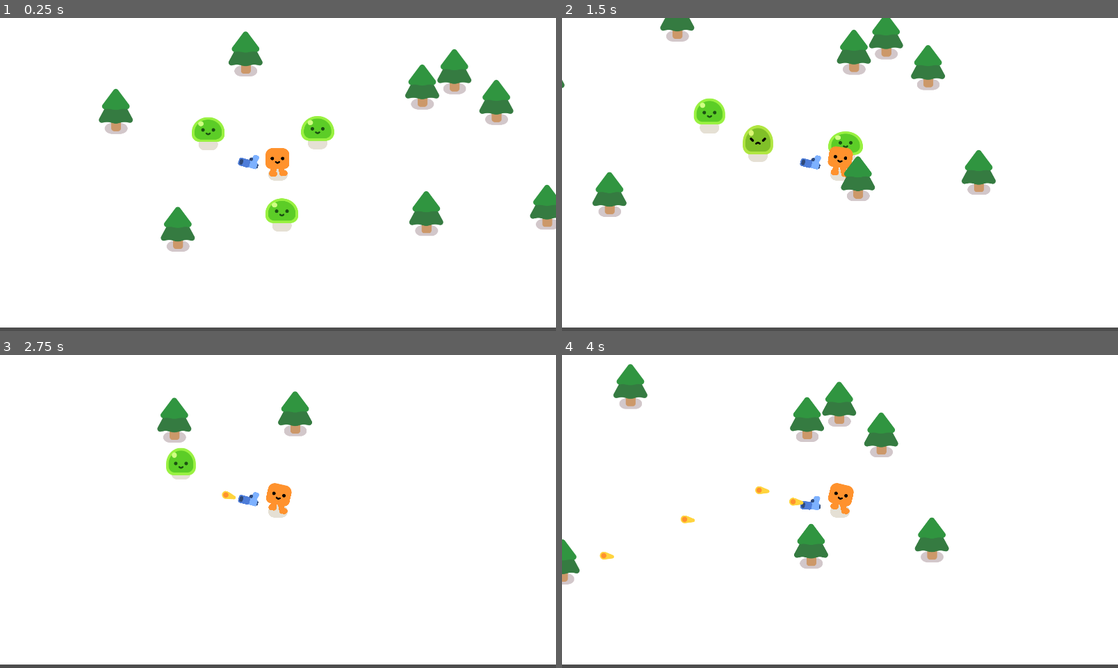
Above: before the commit, frames 1-4 (two rows, left to right).
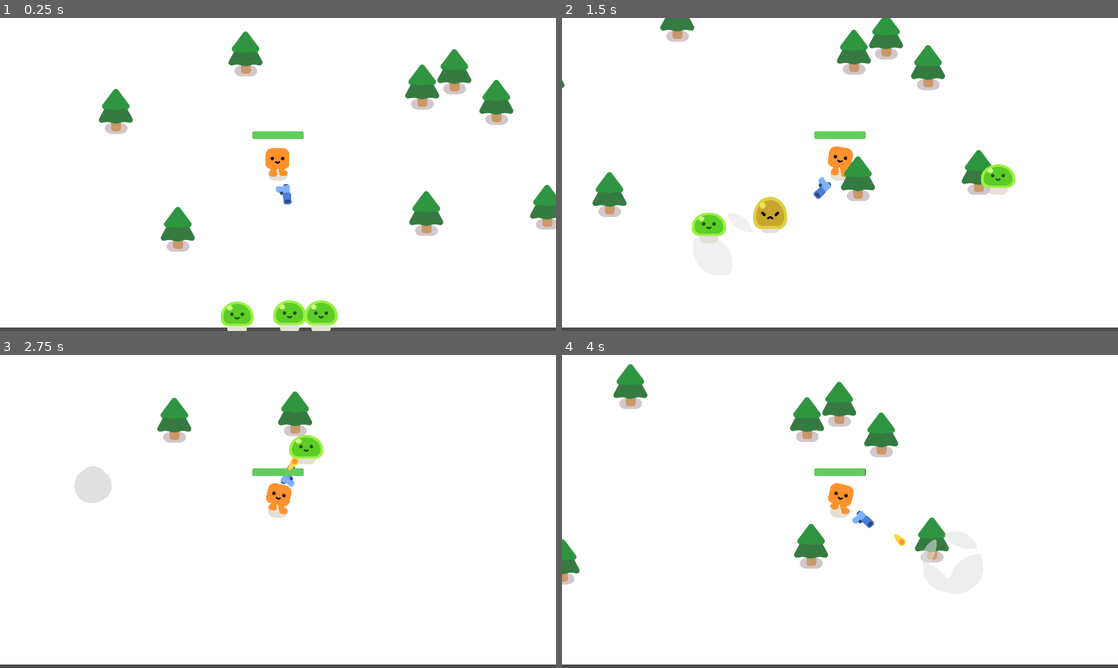
Above: after the commit, the same moments.

Repository: lanyy721/my2DGameDemo
Game: Godot game, scene res://survivor_game.tscn
The game is run twice, just before and just after one commit, with the same random seed, the same clock (stepped at 60 frames per second) and the same inputs.
Inputs:
- Up to frame 1 (0.25 s): no input
- Up to frame 2 (1.5 s): hold D (move_right) 0.53-1.28 s; hold S (move_down) from 1.28 s (still down)
- Up to frame 3 (2.75 s): release S (move_down) at 2.03 s; hold D (move_right) from 2.03 s (still down)
- Up to frame 4 (4 s): release D (move_right) at 2.78 s; hold W (move_up) 2.78-3.53 s; hold A (move_left) from 3.53 s (still down)

The runs differ from the first frame. In frame 1, 3.3% of the frame differs, in the area x 34-61%, y 31-100%; in frame 2, 3.2%; in frame 3, 2.0%; in frame 4, 0.8%.

Commit message:
Add player health and game over flow

Diff:
--- a/2d-project-assets/player.gd
+++ b/2d-project-assets/player.gd
@@ -1,4 +1,7 @@
 extends CharacterBody2D
+signal health_depleted
+
+var health=100.0
 
 func _physics_process(_delta: float) -> void:
 	var direction=Input.get_vector("move_left","move_right","move_up","move_down")
@@ -8,3 +11,10 @@
 		get_node("HappyBoo").play_walk_animation()
 	else:
 		get_node("HappyBoo").play_idle_animation()
+	const DAMAGE_RATE=5.0
+	var overlapping_mobs=$%HurtBox.get_overlapping_bodies()
+	if overlapping_mobs.size()>0:
+		health-=DAMAGE_RATE*overlapping_mobs.size()*_delta
+		$%ProgressBar.value=health
+		if health<=0.0:
+			health_depleted.emit()
--- a/2d-project-assets/player.tscn
+++ b/2d-project-assets/player.tscn
@@ -6,6 +6,23 @@
 
 [sub_resource type="CircleShape2D" id="CircleShape2D_wp5od"]
 radius = 31.06445
+
+[sub_resource type="CircleShape2D" id="CircleShape2D_k56px"]
+radius = 35.1141
+
+[sub_resource type="StyleBoxFlat" id="StyleBoxFlat_k56px"]
+bg_color = Color(0.22190201, 0.22190201, 0.22190201, 1)
+corner_radius_top_left = 8
+corner_radius_top_right = 8
+corner_radius_bottom_right = 8
+corner_radius_bottom_left = 8
+
+[sub_resource type="StyleBoxFlat" id="StyleBoxFlat_wp5od"]
+bg_color = Color(0.3882353, 0.8, 0.37254903, 1)
+corner_radius_top_left = 8
+corner_radius_top_right = 8
+corner_radius_bottom_right = 8
+corner_radius_bottom_left = 8
 
 [node name="Player" type="CharacterBody2D" unique_id=401083152]
 script = ExtResource("1_onrkg")
@@ -19,3 +36,23 @@
 position = Vector2(0, -30)
 
 [node name="Camera2D" type="Camera2D" parent="." unique_id=1984439979]
+
+[node name="HurtBox" type="Area2D" parent="." unique_id=1055584924]
+unique_name_in_owner = true
+collision_layer = 0
+collision_mask = 2
+
+[node name="CollisionShape2D" type="CollisionShape2D" parent="HurtBox" unique_id=274431096]
+shape = SubResource("CircleShape2D_k56px")
+debug_color = Color(0.89460486, 0.28478107, 0.386316, 0.41960785)
+
+[node name="ProgressBar" type="ProgressBar" parent="." unique_id=1343184611]
+unique_name_in_owner = true
+offset_left = -89.0
+offset_top = -149.0
+offset_right = 89.0
+offset_bottom = -122.0
+theme_override_styles/background = SubResource("StyleBoxFlat_k56px")
+theme_override_styles/fill = SubResource("StyleBoxFlat_wp5od")
+value = 100.0
+show_percentage = false
--- /dev/null
+++ b/2d-project-assets/survivor_game.gd
@@ -0,0 +1,22 @@
+extends Node2D
+
+func _ready() -> void:
+	spawn_mob()
+	spawn_mob()
+	spawn_mob()
+	spawn_mob()
+
+func spawn_mob():
+	var new_mob=preload("res://mob.tscn").instantiate()
+	$%PathFollow2D.progress_ratio=randf()
+	new_mob.global_position=$%PathFollow2D.global_position
+	add_child(new_mob)
+
+
+func _on_timer_timeout() -> void:
+	spawn_mob()
+
+
+func _on_player_health_depleted() -> void:
+	$%GameOver.visible=true
+	get_tree().paused=true
--- a/2d-project-assets/survivor_game.tscn
+++ b/2d-project-assets/survivor_game.tscn
@@ -1,11 +1,18 @@
 [gd_scene format=3 uid="uid://bvp0oy6d34s7n"]
 
+[ext_resource type="Script" uid="uid://oj7hj4kgw31t" path="res://survivor_game.gd" id="1_5mrb7"]
 [ext_resource type="PackedScene" uid="uid://c1sx7bic4uhdj" path="res://player.tscn" id="1_wkcnj"]
 [ext_resource type="PackedScene" uid="uid://dq3r015sr1uql" path="res://pine_tree.tscn" id="2_8id3q"]
-[ext_resource type="PackedScene" uid="uid://y38gte5o0xf8" path="res://mob.tscn" id="2_kbdm8"]
+
+[sub_resource type="Curve2D" id="Curve2D_kbdm8"]
+_data = {
+"points": PackedVector2Array(0, 0, 0, 0, -84, -210, 0, 0, 0, 0, 2063, -210, 0, 0, 0, 0, 2046, 1165, 0, 0, 0, 0, -84, 1192, 0, 0, 0, 0, -84, -210)
+}
+point_count = 5
 
 [node name="Game" type="Node2D" unique_id=718209167]
 y_sort_enabled = true
+script = ExtResource("1_5mrb7")
 
 [node name="CanvasLayer" type="CanvasLayer" parent="." unique_id=1558233139]
 layer = -30
@@ -19,14 +26,14 @@
 [node name="Player" parent="." unique_id=401083152 instance=ExtResource("1_wkcnj")]
 position = Vector2(767, 603)
 
-[node name="Mob" parent="." unique_id=2137865495 instance=ExtResource("2_kbdm8")]
-position = Vector2(480, 479)
+[node name="Path2D" type="Path2D" parent="Player" unique_id=190892034]
+position = Vector2(-767, -603)
+curve = SubResource("Curve2D_kbdm8")
 
-[node name="Mob2" parent="." unique_id=450801691 instance=ExtResource("2_kbdm8")]
-position = Vector2(943, 464)
-
-[node name="Mob3" parent="." unique_id=721922462 instance=ExtResource("2_kbdm8")]
-position = Vector2(784, 829)
+[node name="PathFollow2D" type="PathFollow2D" parent="Player/Path2D" unique_id=575054873]
+unique_name_in_owner = true
+position = Vector2(-47.391766, -210.00002)
+progress = 36.620605
 
 [node name="StaticBody2D" parent="." unique_id=1283337902 instance=ExtResource("2_8id3q")]
 position = Vector2(208, 440)
@@ -51,3 +58,37 @@
 
 [node name="StaticBody2D8" parent="." unique_id=1974627924 instance=ExtResource("2_8id3q")]
 position = Vector2(656, 242)
+
+[node name="Timer" type="Timer" parent="." unique_id=916858042]
+wait_time = 0.547
+
+[node name="GameOver" type="CanvasLayer" parent="." unique_id=854577699]
+unique_name_in_owner = true
+visible = false
+
+[node name="ColorRect" type="ColorRect" parent="GameOver" unique_id=850032403]
+anchors_preset = 15
+anchor_right = 1.0
+anchor_bottom = 1.0
+grow_horizontal = 2
+grow_vertical = 2
+color = Color(0, 0, 0, 0.5019608)
+
+[node name="Label" type="Label" parent="GameOver/ColorRect" unique_id=353616537]
+layout_mode = 1
+anchors_preset = 8
+anchor_left = 0.5
+anchor_top = 0.5
+anchor_right = 0.5
+anchor_bottom = 0.5
+offset_left = -43.5
+offset_top = -11.5
+offset_right = 43.5
+offset_bottom = 11.5
+grow_horizontal = 2
+grow_vertical = 2
+theme_override_font_sizes/font_size = 200
+text = "Game Over"
+
+[connection signal="health_depleted" from="Player" to="." method="_on_player_health_depleted"]
+[connection signal="timeout" from="Timer" to="." method="_on_timer_timeout"]
Not shown, added: 2d-project-assets/survivor_game.gd.uid
